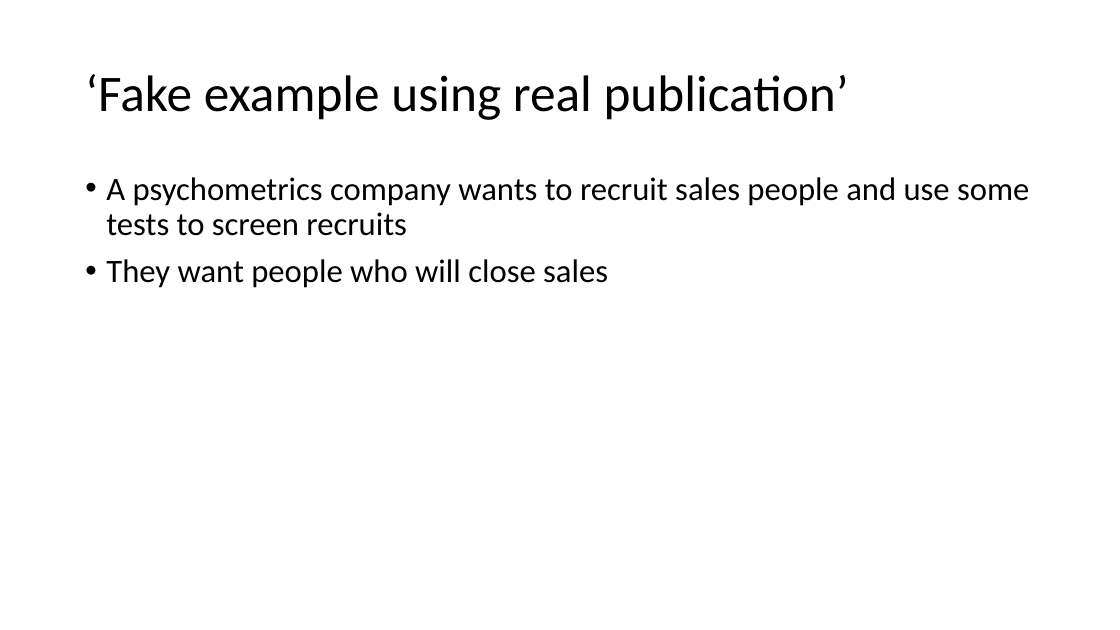
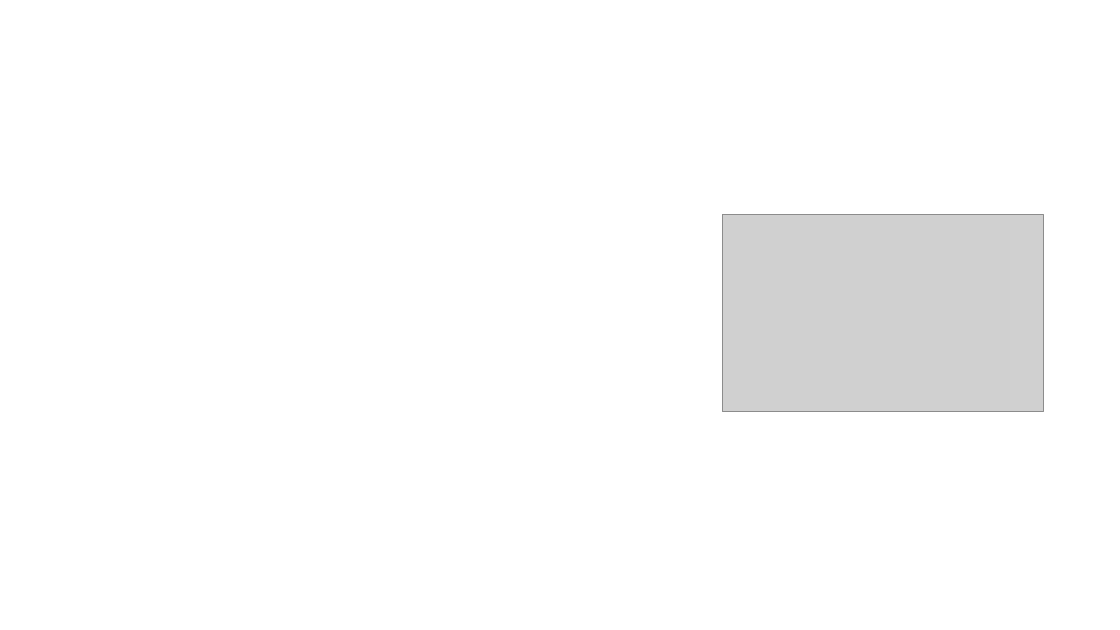
Before and after one commit to OliJimbo/Student_Materials, a slide deck: slide 3 of Week 7/Workshop/Week7_Hour2.pptx (slide 2 before the commit). Drawn at 1120x630 pixels with LibreOffice and Linux fonts; fonts in the diff are those of the drawing; grey boxes stand for pictures. Boxes give left, top, right and bottom in pixels: in the first picture for what was removed or moved away, otherwise in the second. Text is boxed around its words. In the diff, an @@ line names an element or a change of style, - is before the commit and + after.

Commit message:
add images to 7

```diff
--- a/Week 7/Workshop/Week7_Hour2.pptx
+++ b/Week 7/Workshop/Week7_Hour2.pptx
@@ title removed at (85, 74, 849, 120) @@
-‘Fake example using real publication’
@@ text removed at (106, 177, 1029, 288) @@
-• A psychometrics company wants to recruit sales people and use some tests to screen recruits
-• They want people who will close sales
@@ picture added at (723, 214, 1044, 412) @@
```
Also in this commit, not shown: 2 other slides changed, 1 slide added.
